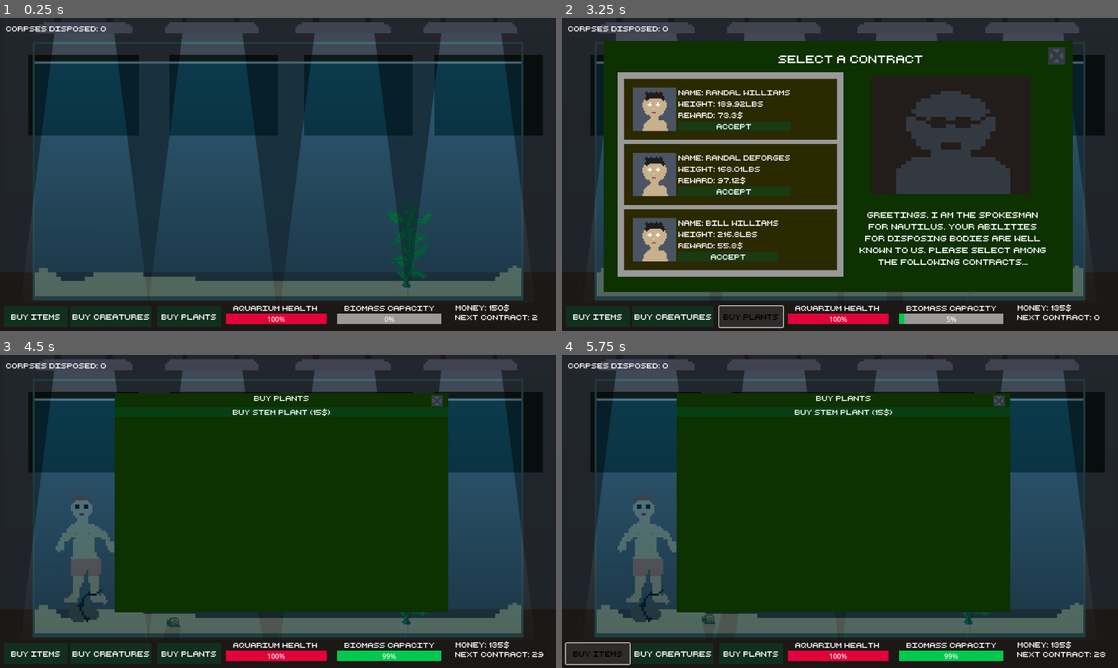
Above: before the commit, frames 1-4 (two rows, left to right).
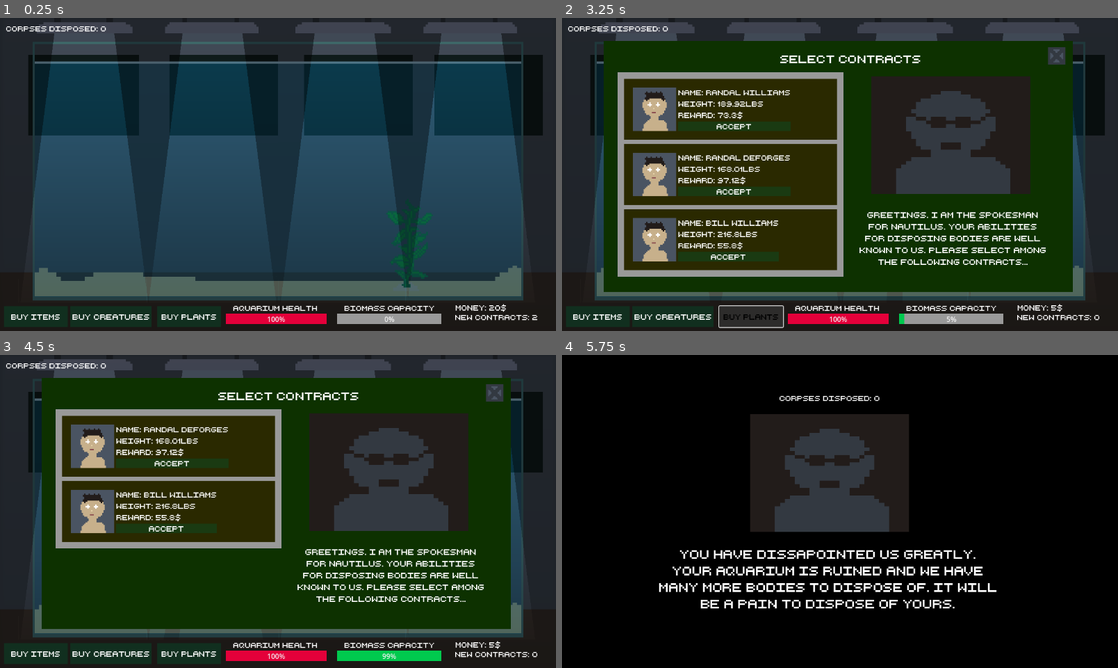
Above: after the commit, the same moments.

Repository: adrientremblay/ld56
Game: Godot game, scene res://scenes/game_screen.tscn
The game is run twice, just before and just after one commit, with the same random seed, the same clock (stepped at 60 frames per second) and the same inputs.
Inputs:
- Up to frame 1 (0.25 s): no input
- Up to frame 2 (3.25 s): click "Buy Creatures" at 0.5 s; click "buy snail (5$)" at 1.25 s; click "Buy Fish (10$)" at 2 s; click "Buy Plants" at 2.75 s
- Up to frame 3 (4.5 s): click "Buy Stem Plant (15$)" at 3.5 s; click "Accept" at 4.25 s
- Up to frame 4 (5.75 s): click "Buy Items" (after the commit: "Accept") at 5 s

The runs differ from the first frame. In frame 1, 0.2% of the frame differs, in the area x 84-95%, y 91-97%; in frame 2, 0.5%; in frame 3, 49%; in frame 4, 99%, in the area x 0-100%, y 0-100%.

Commit message:
Can now select multiple contracts at a time

Diff:
--- a/scenes/ContractMenu.gd
+++ b/scenes/ContractMenu.gd
@@ -64,9 +64,7 @@
 
 func contract_accepted(person_name, weight, reward):
 	should_spawn_corpse.emit(person_name, weight, reward)
-	self.visible = false
-	$NewContractTimer.start()
-	$SpokesmanSpeechNormal.stop()
+	contract_menu_opened.emit()
 
 func no_contracts_available():
 	$X.visible = true
--- a/scenes/UI.gd
+++ b/scenes/UI.gd
@@ -18,7 +18,7 @@
 func _process(delta: float) -> void:
 	var time_left = floor($ContractMenu/NewContractTimer.time_left)
 
-	$NextContractLabel.text = "Next Contract: " + str(time_left)
+	$NextContractLabel.text = "New Contracts: " + str(time_left)
 
 func _on_close_creature_menu_pressed() -> void:
 	creature_menu.visible = false
@@ -28,3 +28,8 @@
 
 func _on_plants_button_pressed() -> void:
 	$PlantMenu.visible = ! $PlantMenu.visible
+
+func close_all_windows():
+	$CreatureMenu.visible = false
+	$PlantMenu.visible = false
+	$ContractMenu.visible = false
--- a/scenes/game_screen.gd
+++ b/scenes/game_screen.gd
@@ -13,7 +13,7 @@
 
 var game_over = false
 
-var money = 150
+var money = 20
 var biomass_capacity = 200 # pounds
 var biomass_usage = 0.0 # decimal %
 var aquarium_health = 1.0 #decimal %
@@ -90,6 +90,7 @@
 
 func creatures_find_corpses():
 	var corpse_list = compile_corpse_list()
+	print("creatures find corpses: " + str(corpse_list.size()))
 
 	for creature in $Aquarium/Creatures.get_children():
 		#find closet corpse
@@ -154,8 +155,14 @@
 		$EndScreen.open(corpses_eaten_count)
 		self.game_over = true
 
+func _on_buy_stem_plant_pressed() -> void:
+	if money < 15:
+		return
+	money -= 15
+	set_money_label()
 
-func _on_buy_stem_plant_pressed() -> void:
+	$SpawnPlant.play()
+
 	biomass_capacity += 20
 
 	var new_plant = plantScene.instantiate()
--- a/scenes/game_screen.tscn
+++ b/scenes/game_screen.tscn
@@ -22,6 +22,7 @@
 [ext_resource type="AudioStream" uid="uid://bcjnn350s8gqq" path="res://assets/audio/spawn_creature.wav" id="19_d1s5n"]
 [ext_resource type="AudioStream" uid="uid://bolyias633m6m" path="res://assets/audio/corpse_eaten2.wav" id="20_oegt5"]
 [ext_resource type="PackedScene" uid="uid://ci2ny2web0sxe" path="res://scenes/end_screen.tscn" id="21_yuerb"]
+[ext_resource type="AudioStream" uid="uid://gh1gi51nt2g" path="res://assets/audio/bubbles.wav" id="23_u3qn2"]
 
 [sub_resource type="NavigationPolygon" id="NavigationPolygon_w865j"]
 vertices = PackedVector2Array(1043, 610, 1080, 378, 1143, 582, 436, 593, 476, 369, 551, 604, 741, 607, 783, 375, 858, 6 …(263 unchanged characters)…
@@ -302,7 +303,7 @@
 offset_bottom = 64.0
 theme = ExtResource("4_gs2f0")
 theme_override_font_sizes/font_size = 25
-text = "Select a Contract"
+text = "Select Contracts"
 horizontal_alignment = 1
 
 [node name="Spokesman" type="AnimatedSprite2D" parent="UI/ContractMenu"]
@@ -477,6 +478,9 @@
 [node name="EndScreen" parent="." instance=ExtResource("21_yuerb")]
 visible = false
 light_mask = 0
+
+[node name="SpawnPlant" type="AudioStreamPlayer" parent="."]
+stream = ExtResource("23_u3qn2")
 
 [connection signal="contract_menu_opened" from="UI" to="." method="_on_ui_contract_menu_opened"]
 [connection signal="pressed" from="UI/CreatureButton" to="UI" method="_on_creature_button_pressed"]
--- a/scenes/land_creature.tscn
+++ b/scenes/land_creature.tscn
@@ -33,7 +33,7 @@
 
 [node name="BiteSound" type="AudioStreamPlayer" parent="."]
 stream = ExtResource("3_8gn7c")
-volume_db = -10.0
+volume_db = -15.0
 
 [connection signal="timeout" from="IdlePositionTimer" to="." method="_on_idle_position_timer_timeout"]
 [connection signal="timeout" from="BiteSoundTimer" to="." method="_on_bite_sound_timer_timeout"]
--- a/scenes/water_creature.tscn
+++ b/scenes/water_creature.tscn
@@ -32,7 +32,7 @@
 
 [node name="BiteSound" type="AudioStreamPlayer" parent="."]
 stream = ExtResource("3_7o33l")
-volume_db = -10.0
+volume_db = -15.0
 
 [connection signal="timeout" from="IdlePositionTimer" to="." method="_on_idle_position_timer_timeout"]
 [connection signal="timeout" from="BiteSoundTimer" to="." method="_on_bite_sound_timer_timeout"]
--- a/scripts/corpse.gd
+++ b/scripts/corpse.gd
@@ -18,7 +18,7 @@
 
 func _process(delta: float) -> void:
 	for creature in feeding_area.get_overlapping_bodies():
-		weight -= 0.05
+		weight -= 2 * delta
 
 	if weight <= 0:
 		self.eaten = true
Not shown, added: assets/audio/bubbles.wav.import
Not shown: 1 places in scenes/game_screen.tscn that only renumber resources
Not shown, added: assets/audio/bubbles.wav
